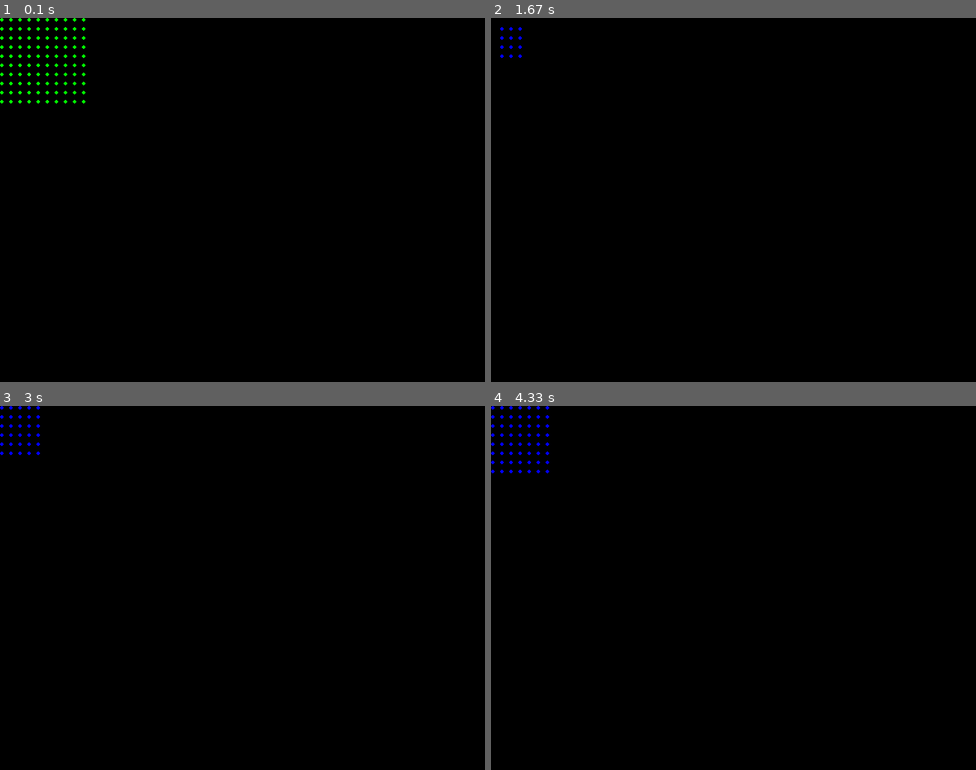
Above: before the commit, frames 1-4 (two rows, left to right).
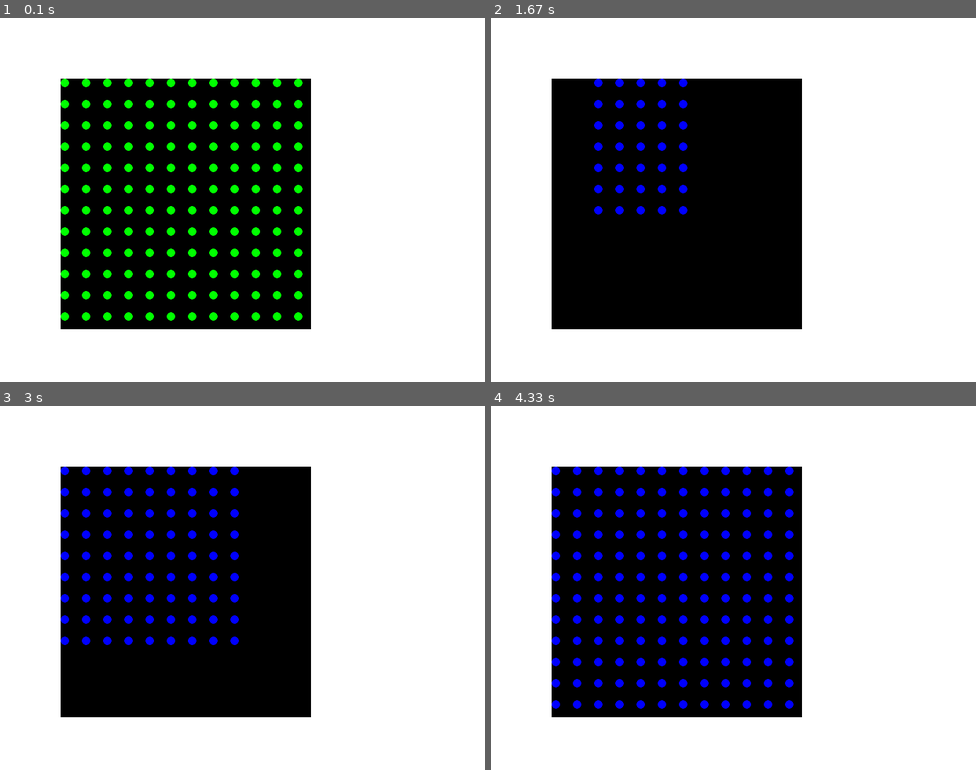
Above: after the commit, the same moments.

Repository: rnb7880/Spiral-Wave-Pygame
Game: pygame game, started from spiral1.py
The game is run twice, just before and just after one commit, with the same random seed, the same clock (stepped at 60 frames per second) and the same inputs.
Inputs:
- Up to frame 1 (0.1 s): no input
- Up to frame 2 (1.67 s): tap Space at 0.33, 0.73, 1.03, 1.57 s
- Up to frame 3 (3 s): tap Space at 1.87, 2.07, 2.37, 2.63, 2.97 s
- Up to frame 4 (4.33 s): tap Space at 3.27, 3.4, 3.8, 4.1 s

The runs differ from the first frame. In frame 1, 69% of the frame differs, in the area x 0-100%, y 0-100%; in frame 2, 66%; in frame 3, 67%; in frame 4, 69%.

Commit message:
DONE Second list was necessary

Diff:
--- a/spiral1.py
+++ b/spiral1.py
@@ -18,18 +18,23 @@
 """
 Board Customization
 """
-rad = 3
-many = 10
+rad = 7
+padding = 100
+many = 12
 COLOR1 = (0, 0, 0)
 COLOR2 = (0, 0, 255)
+
 
 """
 Creation of board
 """
+background_colour = (255,255,255)
+screen.fill(background_colour)
+
 coins = [[0 for i in range(many)] for j in range(many)]
 for y in range (many):
     for x in range (many):
-        coins[y][x] = Coin(x*5*rad + rad,y*5*rad + rad,rad,COLOR1,COLOR2)
+        coins[y][x] = Coin(x*5*rad + rad+padding,y*5*rad + rad+padding,rad,COLOR1,COLOR2)
 for line in coins:
     for coin in line:
 
@@ -47,10 +52,10 @@
 """
 Starting conditions
 """
-starty = 2
-startx = 2
-num_start = 2
-speed = 999 #milliseconds
+starty = 5
+startx = 1
+num_start = 3
+speed = 500 #milliseconds
 
 
 """
@@ -79,10 +84,10 @@
         if event.type == pygame.KEYDOWN:
             if event.key == pygame.K_SPACE:
                 print('hit space')
-                excited = null
+                excitednew = null
                 for i in range(len(starters)):
                     starters[i].excite()
-                    excited.append(starters[i])
+                    excitednew.append(starters[i])
                 null = []
 
 
@@ -113,12 +118,14 @@
                         coin.draw(screen)
                 for coin in toexcite:
                     coin.excite()
-                excited = toexcite
+                excitedold = excitednew
+                excitednew = toexcite
                 toexcite = []
-
+    pygame.draw.rect(screen,(0,0,0),pygame.Rect(padding,padding,(many*rad*5)-rad,(many*rad*5)-rad))
     for line in coins:
         for coin in line:
             coin.draw(screen)
+
 
 
     # --- Go ahead and update the screen with what we've drawn.
